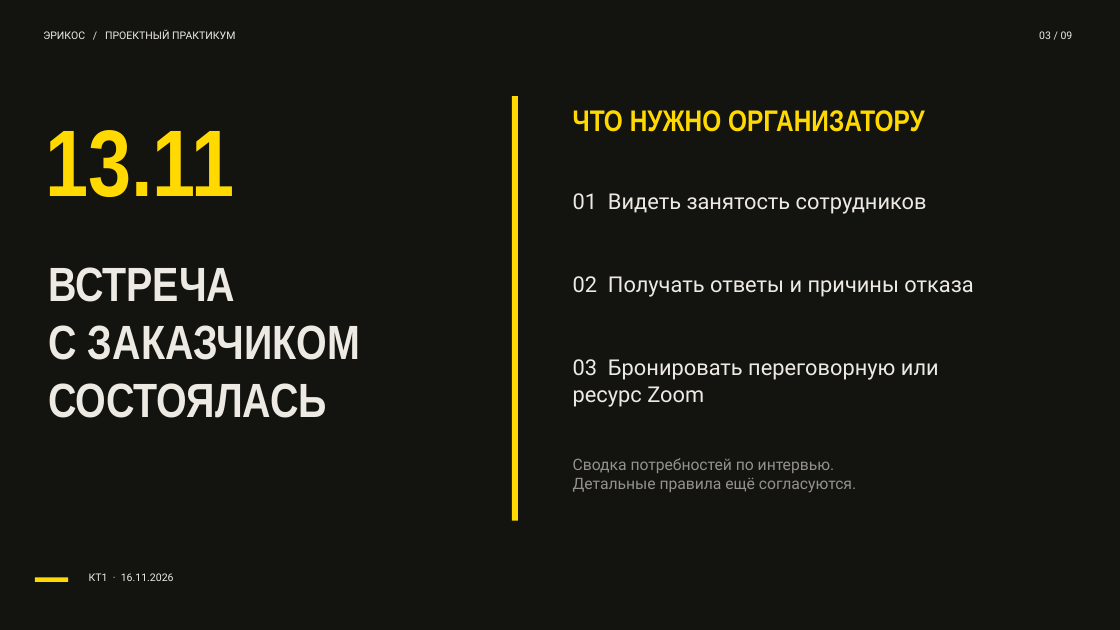
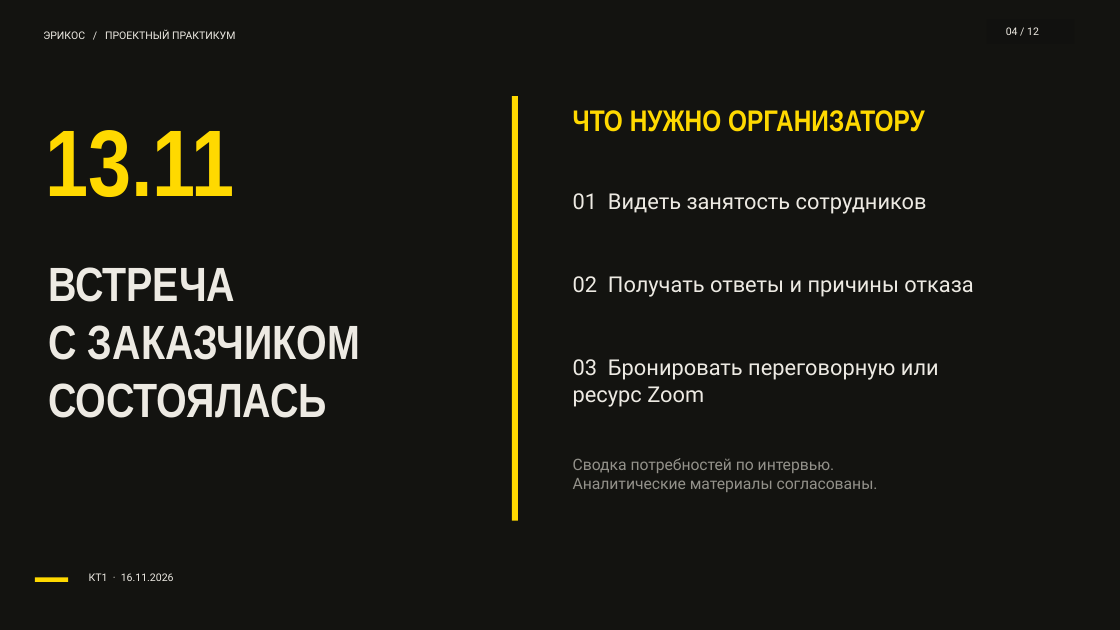
Before and after one commit to matveydurden/ericos-meetings-1c, a slide deck: slide 4 of presentation/kt1-presentation.pptx (slide 3 before the commit). Drawn at 1120x630 pixels with LibreOffice and Linux fonts; fonts in the diff are those of the drawing. Boxes give left, top, right and bottom in pixels: in the first picture for what was removed or moved away, otherwise in the second. Text is boxed around its words. In the diff, an @@ line names an element or a change of style, - is before the commit and + after.

```diff
--- a/presentation/kt1-presentation.pptx
+++ b/presentation/kt1-presentation.pptx
@@ rectangle added at <box>987,19,1075,44</box>, fill #11110F @@
@@ text added at <box>1006,27,1039,35</box>, 9 pt, text #EEEAE2 @@
+04 / 12
@@ text removed at <box>1039,31,1073,39</box> @@
-03 / 09
@@ text at <box>573,478,878,492</box>: text changed @@
-Детальные правила ещё согласуются.
+Аналитические материалы согласованы.
```
Also in this commit, not shown: 7 other slides changed, 3 slides added, 10 other files.
